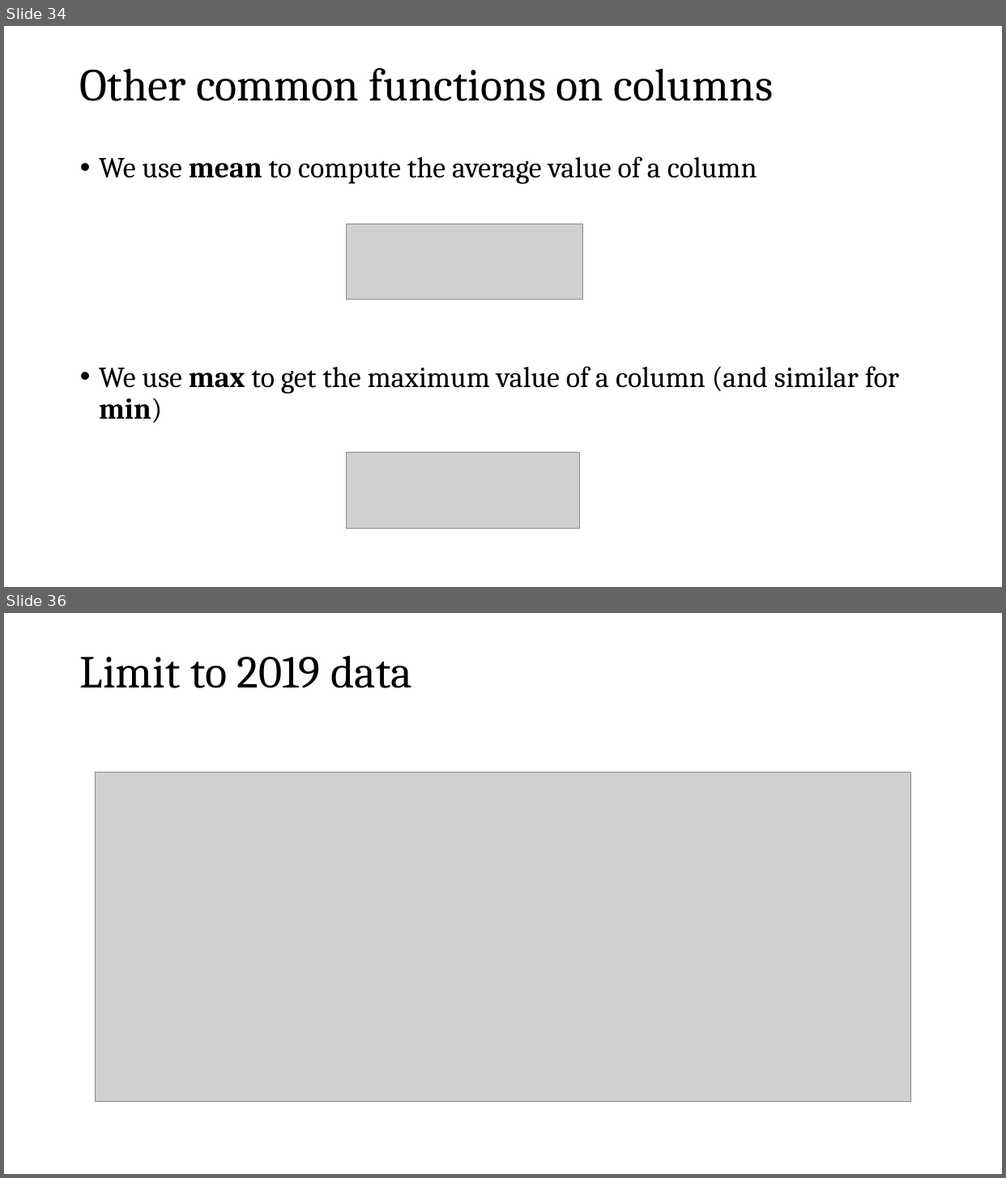
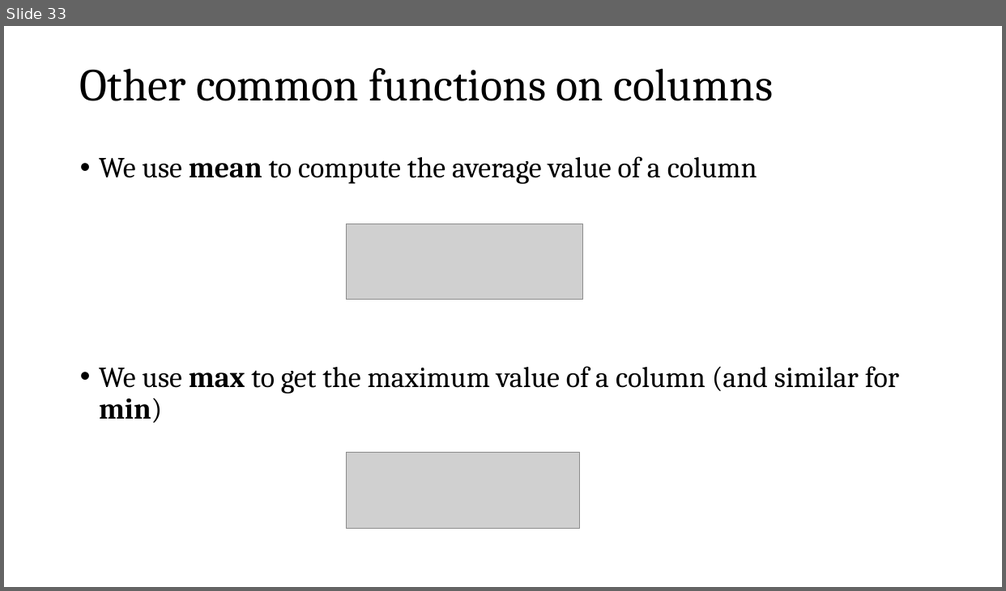
Before and after one commit to zjelveh/zjelveh.github.io, a slide deck: files/ccjs418e_fall2026/Intro_to_Pandas.pptx. Shown one above the other, each under a label of ours: slides 34 and 36 before the commit, slide 33 after it; the slides between them are not shown. The pictures are 1006x1178 and 1006x591 pixels, drawn with LibreOffice and Linux fonts; fonts in the diff are those of the drawing; grey boxes stand for pictures. Boxes give left, top, right and bottom in pixels: in the first picture for what was removed or moved away, otherwise in the second. Text is boxed around its words. In the diff, an @@ line names an element or a change of style, - is before the commit and + after.

```diff
--- a/files/ccjs418e_fall2026/Intro_to_Pandas.pptx
+++ b/files/ccjs418e_fall2026/Intro_to_Pandas.pptx
@@ slide 36 removed at box(4, 613, 1002, 1174), background #FFFFFF @@
@@ title removed at box(80, 655, 412, 688) @@
-Limit to 2019 data
@@ picture removed at box(96, 772, 910, 1102) @@
@@ what was slide 34 is now slide 33 @@
```
Also in this commit, not shown: 6 other slides removed.
